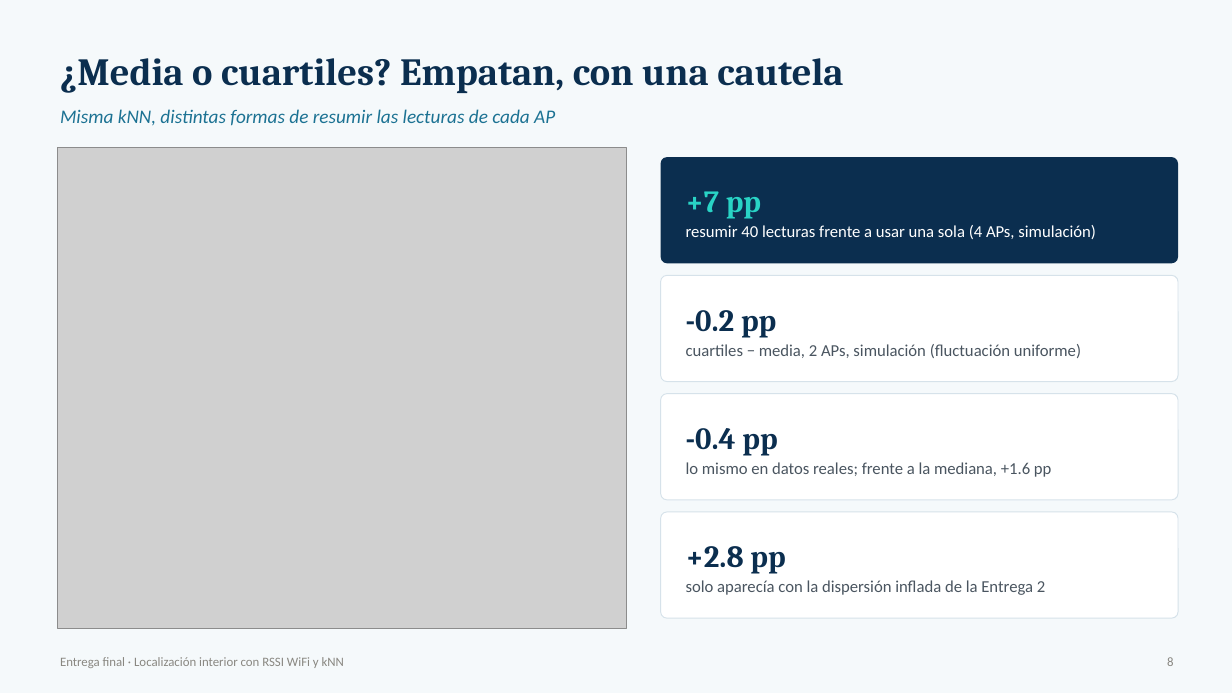
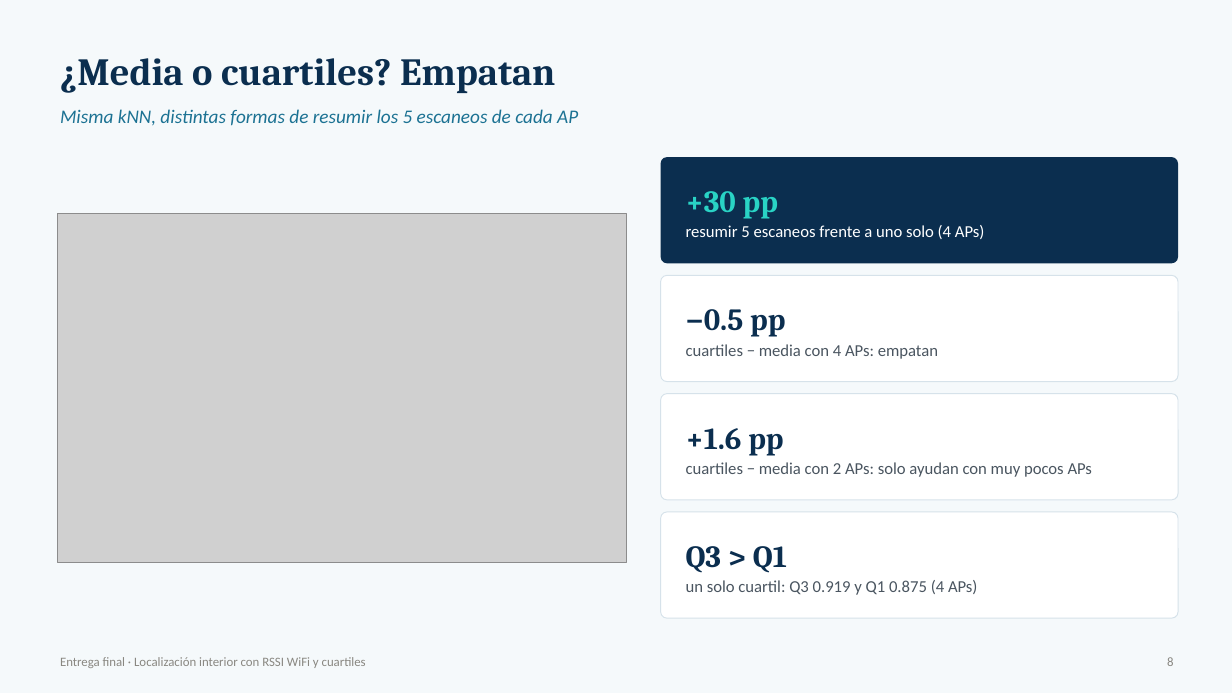
Before and after one commit to danielo2858-spec/ml1-localizacion-qaknn, a slide deck: slide 8 of Entrega_Final_Presentacion.pptx. Drawn at 1232x693 pixels with LibreOffice and Linux fonts; fonts in the diff are those of the drawing; grey boxes stand for pictures. Boxes give left, top, right and bottom in pixels: in the first picture for what was removed or moved away, otherwise in the second. Text is boxed around its words. In the diff, an @@ line names an element or a change of style, - is before the commit and + after.

```diff
--- a/Entrega_Final_Presentacion.pptx
+++ b/Entrega_Final_Presentacion.pptx
@@ text at [60,58,555,93]: text changed @@
-¿Media o cuartiles? Empatan, con una cautela
+¿Media o cuartiles? Empatan
@@ text at [60,109,578,126]: text changed @@
-Misma kNN, distintas formas de resumir las lecturas de cada AP
+Misma kNN, distintas formas de resumir los 5 escaneos de cada AP
@@ text at [686,191,778,219]: text changed @@
-+7 pp
++30 pp
@@ picture: place and size @@
-picture at [57,148,626,628]
+picture at [57,213,626,563]
@@ text at [686,225,985,239]: text changed @@
-resumir 40 lecturas frente a usar una sola (4 APs, simulación)
+resumir 5 escaneos frente a uno solo (4 APs)
@@ text at [686,309,785,337]: text changed @@
--0.2 pp
+−0.5 pp
@@ text at [686,344,938,359]: text changed @@
-cuartiles − media, 2 APs, simulación (fluctuación uniforme)
+cuartiles − media con 4 APs: empatan
@@ text at [686,428,783,456]: text changed @@
--0.4 pp
++1.6 pp
@@ text at [686,462,1093,477]: text changed @@
-lo mismo en datos reales; frente a la mediana, +1.6 pp
+cuartiles − media con 2 APs: solo ayudan con muy pocos APs
@@ text at [686,546,787,573]: text changed @@
-+2.8 pp
+Q3 > Q1
@@ text at [686,580,978,595]: text changed @@
-solo aparecía con la dispersión inflada de la Entrega 2
+un solo cuartil: Q3 0.919 y Q1 0.875 (4 APs)
@@ text at [60,657,366,668]: text changed @@
-Entrega final · Localización interior con RSSI WiFi y kNN
+Entrega final · Localización interior con RSSI WiFi y cuartiles
```
Also in this commit, not shown: 10 other slides changed, 1 slide added, 3 slides removed, 15 other files.
